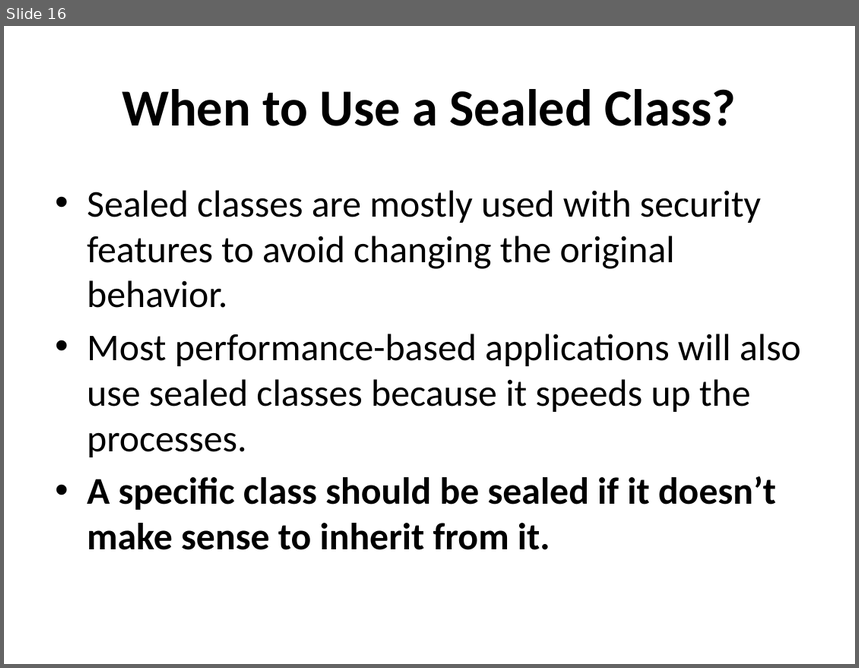
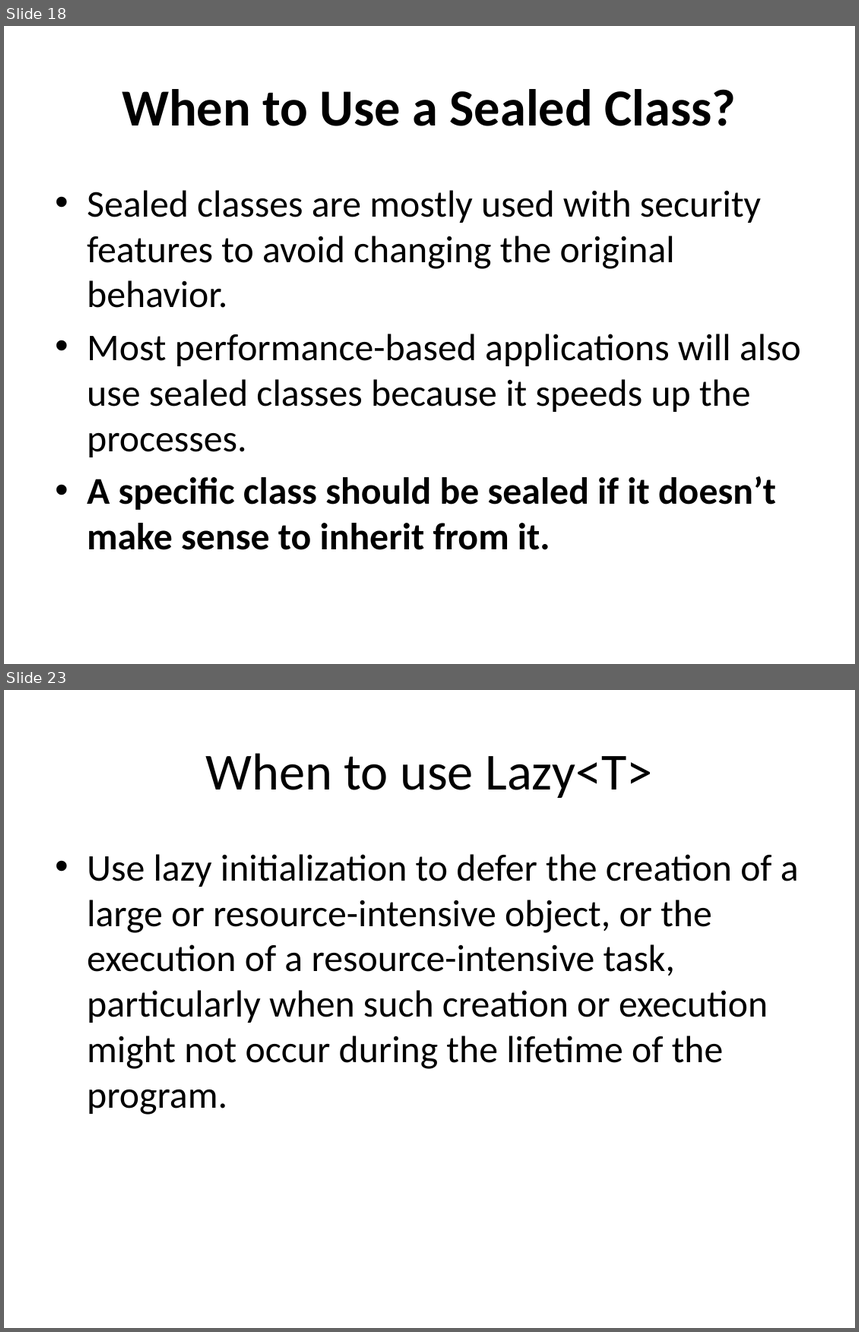
Before and after one commit to vantale/SOLID.DesignPatterns, a slide deck: SOLID.DesignPatterns/Singleton/Sealed/Boosting Performance with Sealed Classes.pptx. Shown one above the other, each under a label of ours: slide 16 before the commit, slides 18 and 23 after it; the slides between them are not shown. The pictures are 859x668 and 859x1332 pixels, drawn with LibreOffice and Linux fonts; fonts in the diff are those of the drawing. Boxes give left, top, right and bottom in pixels: in the first picture for what was removed or moved away, otherwise in the second. Text is boxed around its words. In the diff, an @@ line names an element or a change of style, - is before the commit and + after.

Commit message:
Added LazySingleton

```diff
--- a/SOLID.DesignPatterns/Singleton/Sealed/Boosting Performance with Sealed Classes.pptx
+++ b/SOLID.DesignPatterns/Singleton/Sealed/Boosting Performance with Sealed Classes.pptx
@@ slide 23 added at (x1=4, y1=690, x2=855, y2=1328), background #FFFFFF @@
@@ title added at (x1=205, y1=753, x2=652, y2=798), 44 pt, text #000000 @@
+When to use Lazy<T>
@@ text added at (x1=87, y1=854, x2=799, y2=1115), 32 pt, text #000000 @@
+• Use lazy initialization to defer the creation of a large or resource-intensive object, or the execution of a resource-intensive task, particularly when such creation or execution might not occur during the lifetime of the program.
@@ what was slide 16 is now slide 18 @@
```
Also in this commit, not shown: 1 slide changed, 9 other slides added, 2 slides removed, 2 other files.
